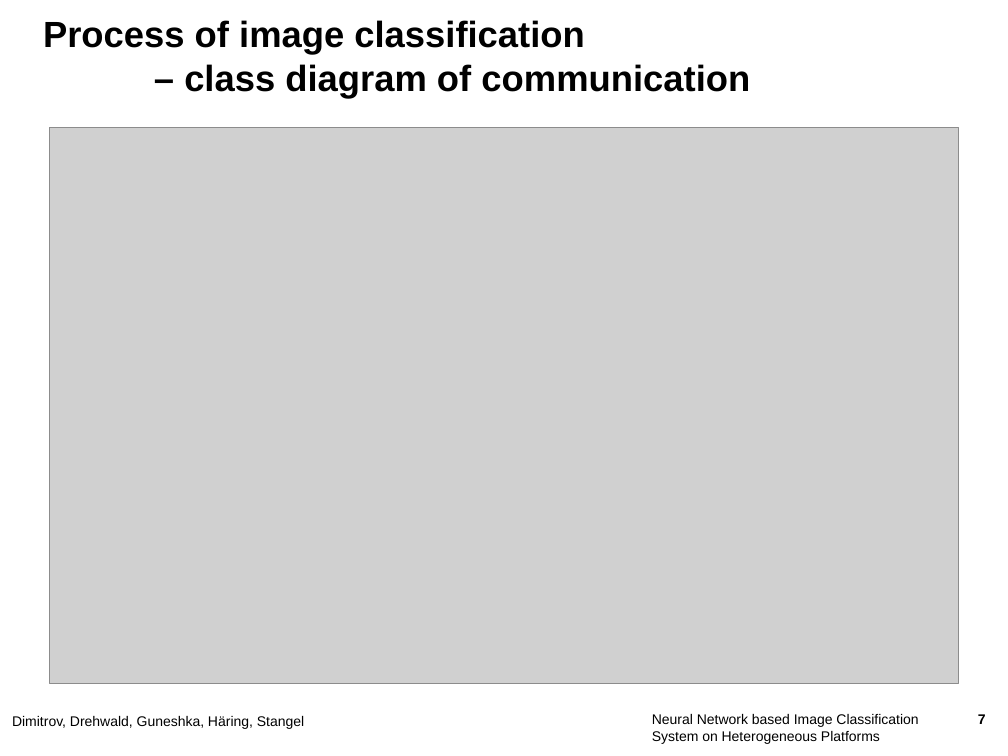
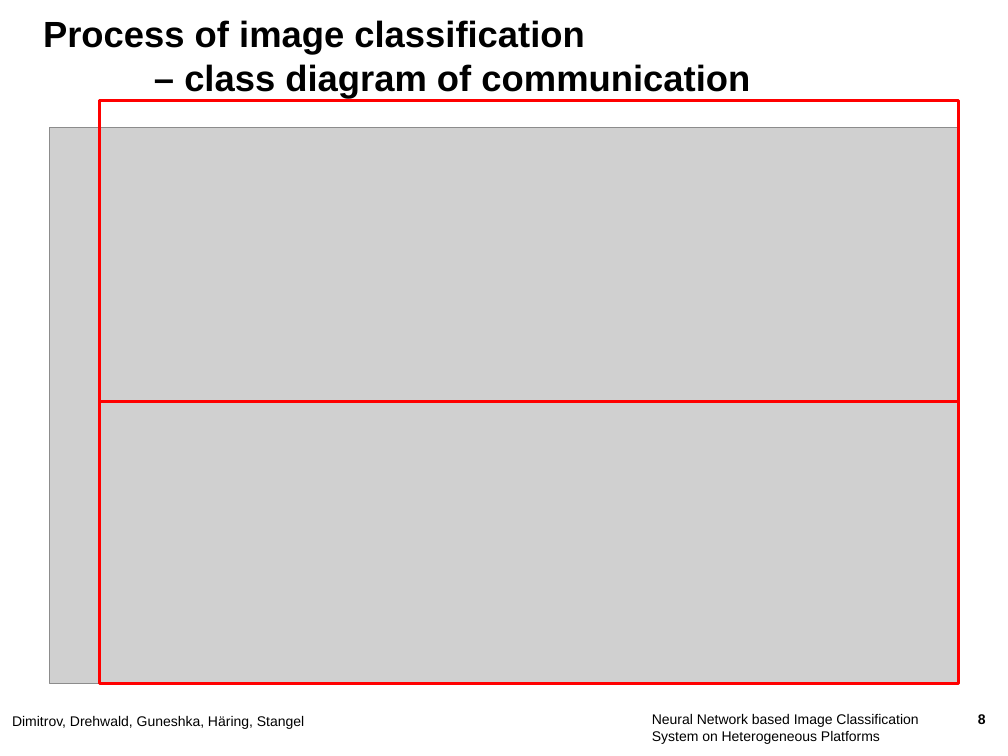
Before and after one commit to JohannesHaering/PSE, a slide deck: slide 8 of DesignPhase/colloqium_design.pptx (slide 7 before the commit). Drawn at 1008x756 pixels with LibreOffice and Linux fonts; fonts in the diff are those of the drawing; grey boxes stand for pictures; background and template pictures are left out. Boxes give left, top, right and bottom in pixels: in the first picture for what was removed or moved away, otherwise in the second. Text is boxed around its words. In the diff, an @@ line names an element or a change of style, - is before the commit and + after.

```diff
--- a/DesignPhase/colloqium_design.pptx
+++ b/DesignPhase/colloqium_design.pptx
@@ rectangle added at bbox=[100, 101, 959, 402], outline #FF0000 2 pt @@
@@ rectangle added at bbox=[100, 402, 959, 683], outline #FF0000 2 pt @@
@@ page number at bbox=[978, 714, 986, 724]: text changed @@
-7
+8
```
Also in this commit, not shown: 6 other slides changed, 2 slides added, 7 other files.
